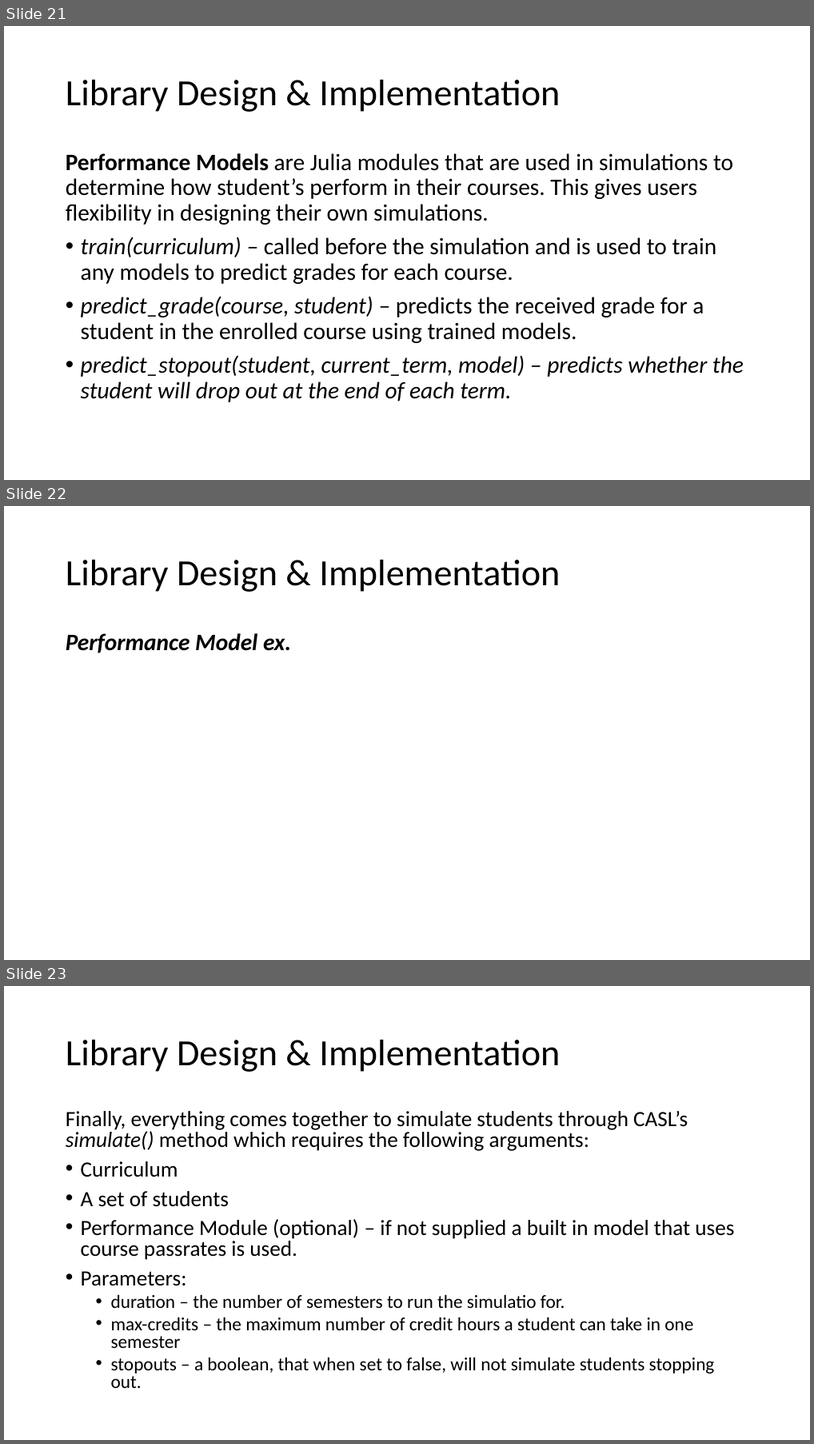
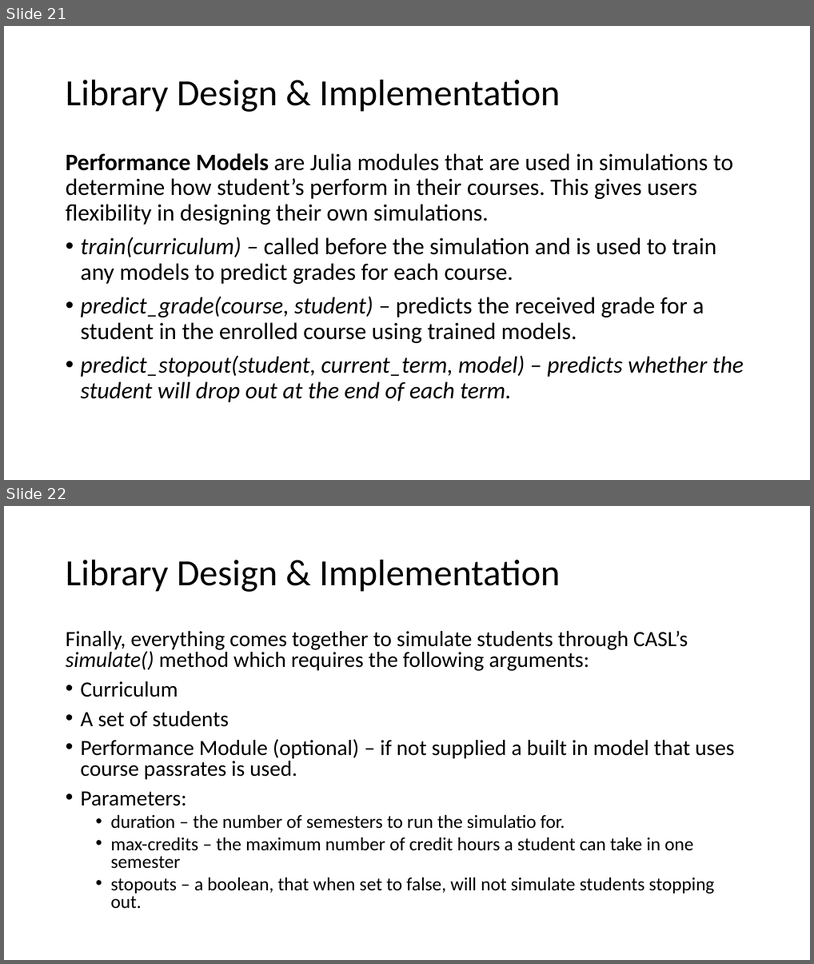
Before and after one commit to M-S-H/thesis, a slide deck: Defense.pptx. Shown one above the other, each under a label of ours: slides 21, 22 and 23 before the commit, slides 21 and 22 after it. The pictures are 814x1444 and 814x964 pixels, drawn with LibreOffice and Linux fonts; fonts in the diff are those of the drawing. Boxes give left, top, right and bottom in pixels: in the first picture for what was removed or moved away, otherwise in the second. Text is boxed around its words. In the diff, an @@ line names an element or a change of style, - is before the commit and + after.

```diff
--- a/Defense.pptx
+++ b/Defense.pptx
@@ slide 22 removed at bbox=[4, 506, 810, 960], background #FFFFFF @@
@@ title removed at bbox=[66, 560, 560, 592] @@
-Library Design & Implementation
@@ text removed at bbox=[66, 633, 291, 653] @@
-Performance Model ex.
@@ what was slide 23 is now slide 22 @@
```
Also in this commit, not shown: 1 slide changed, 21 slides added, 6 other files.
